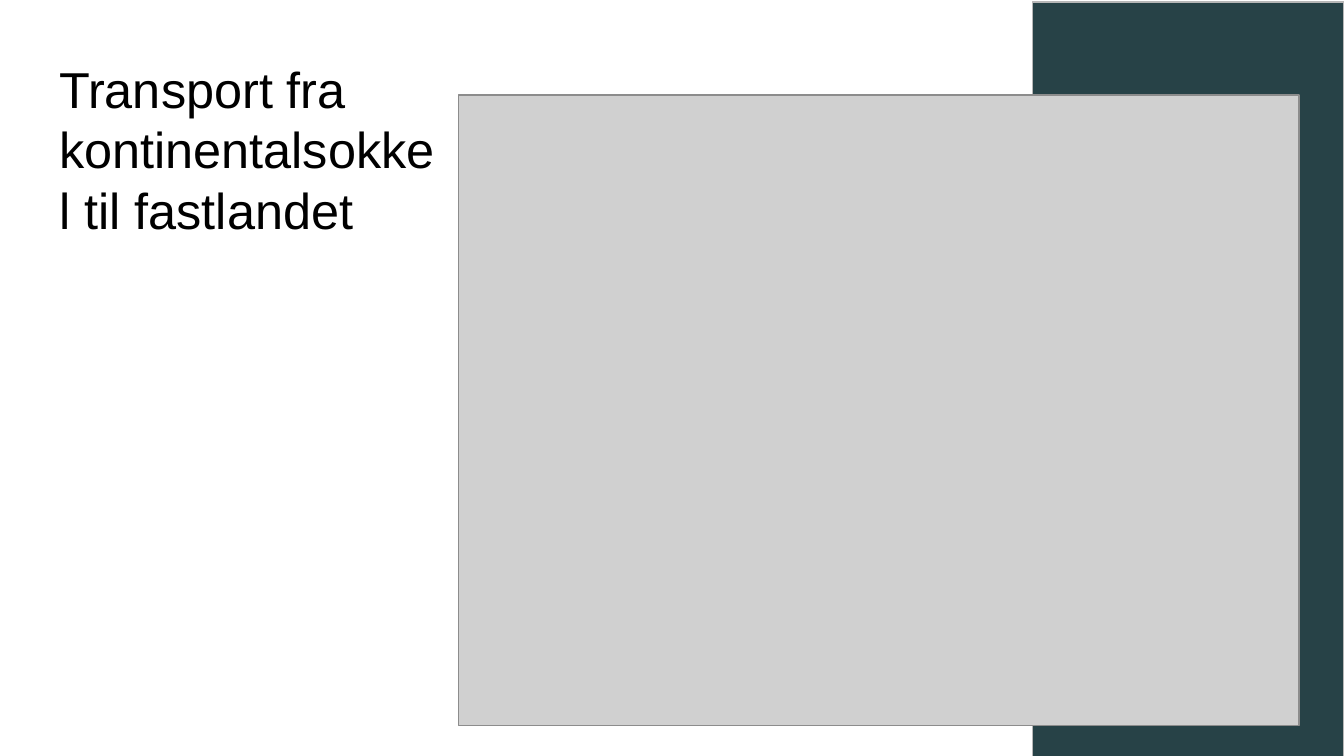
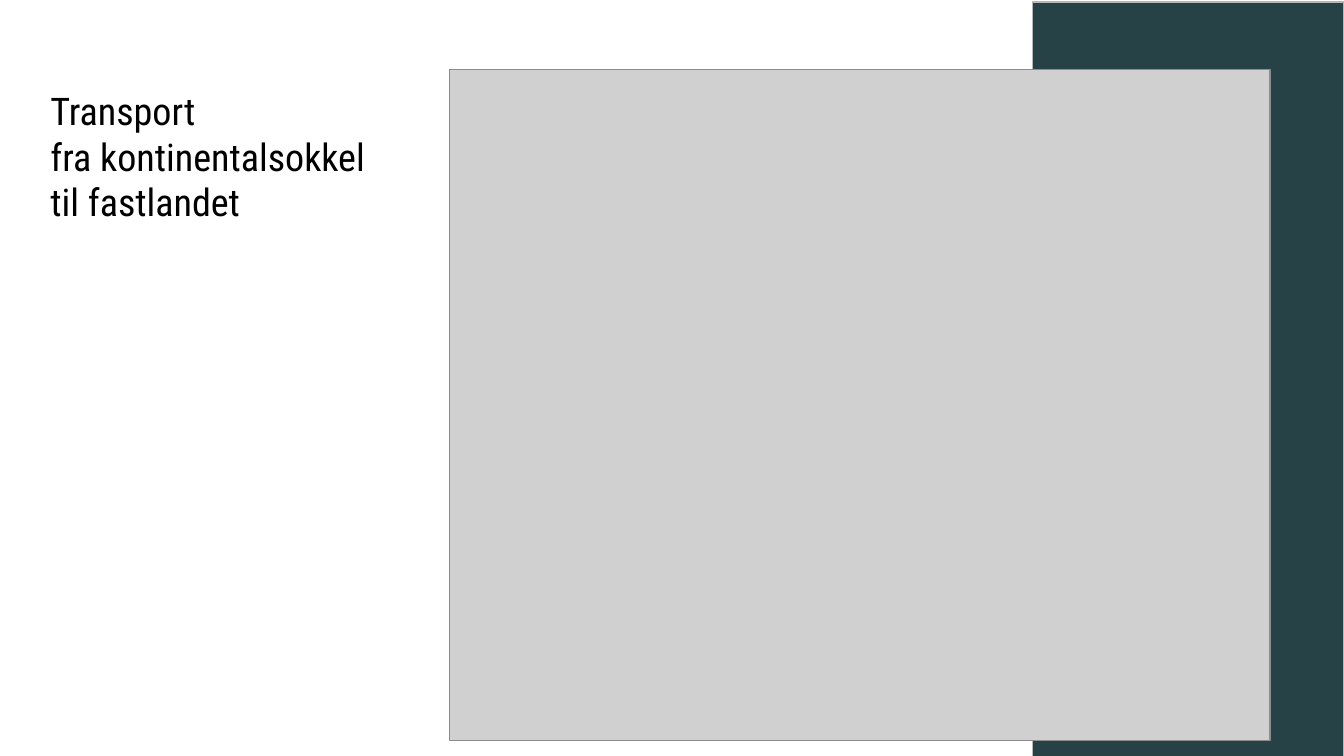
Before and after one commit to nori-parelius/InnenlandskTransport, a slide deck: slide 9 of SSB.pptx. Drawn at 1344x756 pixels with LibreOffice and Linux fonts; fonts in the diff are those of the drawing; grey boxes stand for pictures. Boxes give left, top, right and bottom in pixels: in the first picture for what was removed or moved away, otherwise in the second. Text is boxed around its words. In the diff, an @@ line names an element or a change of style, - is before the commit and + after.

```diff
--- a/SSB.pptx
+++ b/SSB.pptx
@@ title "Transport fra kontinentalsokkel til fastlandet" moved from (x1=59, y1=71, x2=353, y2=230) to (x1=50, y1=98, x2=365, y2=217) @@
@@ title "Transport fra kontinentalsokkel til fastlandet" at (x1=50, y1=98, x2=365, y2=217): size 27 to 20.4 pt, font Arial to Roboto Condensed @@
@@ picture resized from (x1=458, y1=95, x2=1298, y2=726) to (x1=450, y1=70, x2=1270, y2=741) @@
```
Also in this commit, not shown: 11 other slides changed, 12 other files.
